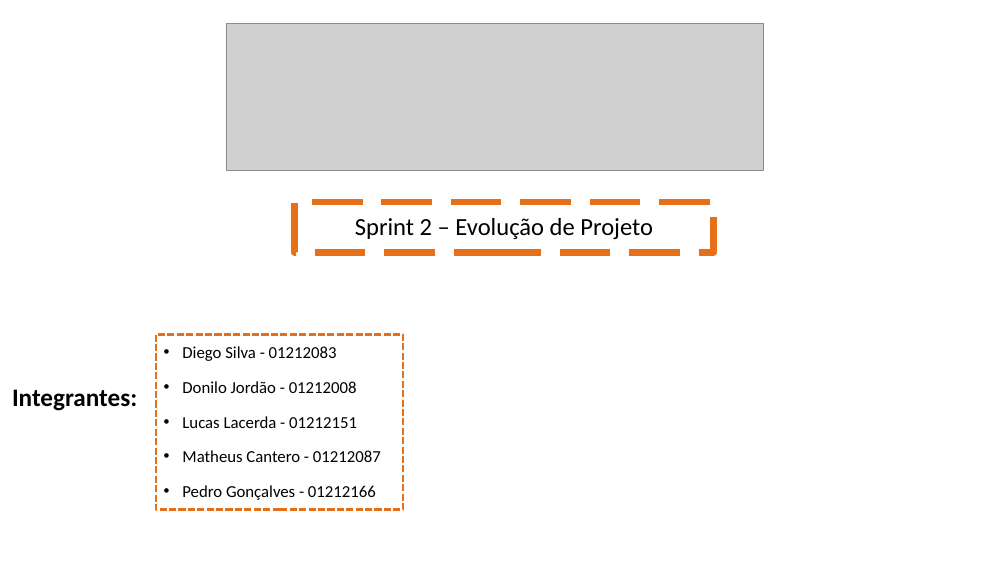
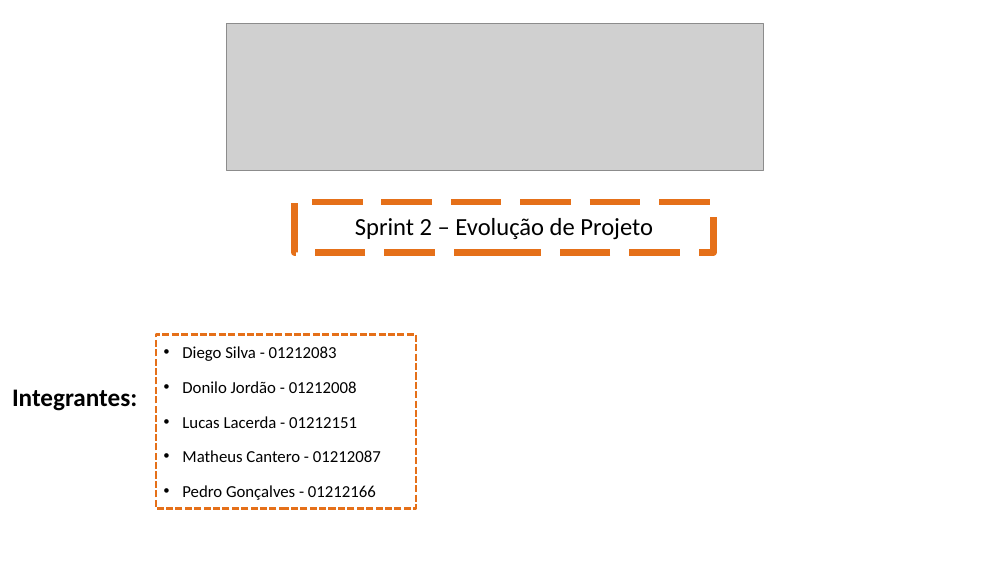
Before and after one commit to diegozn/busfacility, a slide deck: slide 1 of Apresentação/Sprint 2.pptx. Drawn at 1008x567 pixels with LibreOffice and Linux fonts; fonts in the diff are those of the drawing; grey boxes stand for pictures. Boxes give left, top, right and bottom in pixels: in the first picture for what was removed or moved away, otherwise in the second. Text is boxed around its words. In the diff, an @@ line names an element or a change of style, - is before the commit and + after.

```diff
--- a/Apresentação/Sprint 2.pptx
+++ b/Apresentação/Sprint 2.pptx
@@ rectangle "Diego Silva - 01212083" resized from (x1=156, y1=334, x2=403, y2=510) to (x1=156, y1=334, x2=416, y2=508) @@
```
Also in this commit, not shown: 3 other slides changed, 2 slides added.
